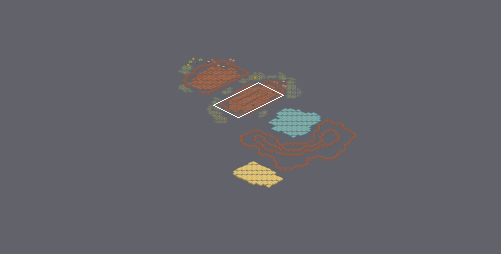
One commit to this Tiled map: map/farm.tmx. The first picture is a wide view before the edit; the outline marks the close-up.
Close-up. First the earlier version:
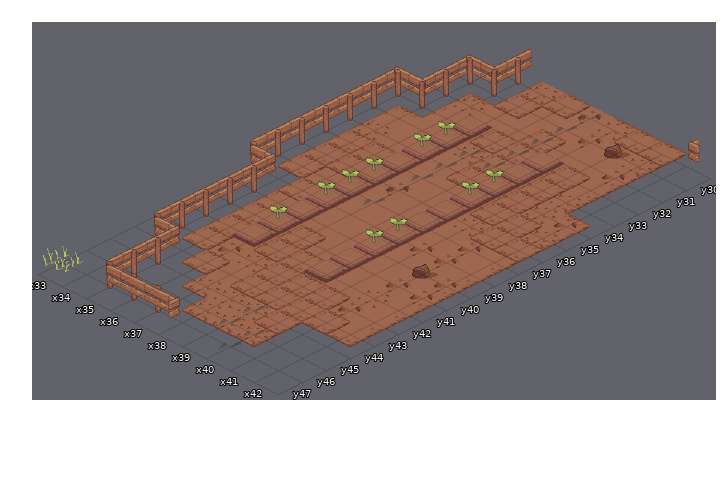
Cells are 64x32 px. Isometric: x runs down to the right, y down to the left. Shown: x 33..42, y 30..47. Tiles whose own drawing changed are shown in their newer look in all pictures. Not drawn, because the pictures are missing: unchanged layers "タイル・レイヤー 5", "タイル・レイヤー1". Layer "タイル・レイヤー 4" is drawn 16,0 px off the grid.
The same view after the edit:
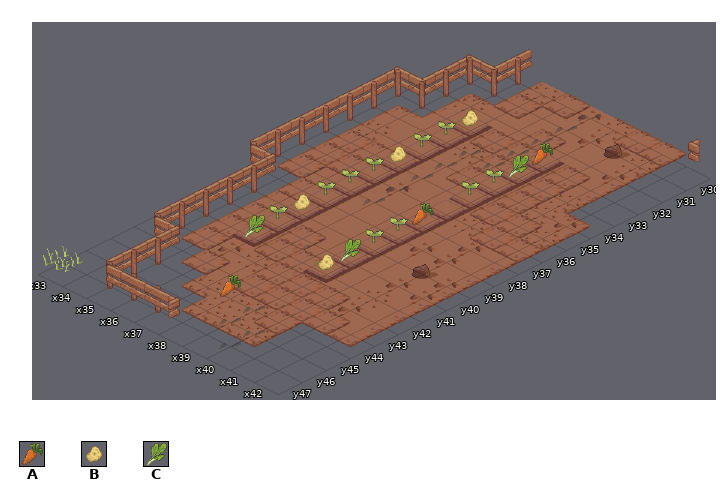
Key: from "item": A 3 "carrot", B 4 "potate", C 5 "spinach".
_ is an empty cell.
Diff:
Layer "タイル・レイヤー 4":
y 32: x 35 _ -> B; x 38 _ -> A
y 33: x 38 _ -> C
y 35: x 35 _ -> B
y 37: x 38 _ -> A
y 39: x 35 _ -> B
y 40: x 38 _ -> C
y 41: x 35 _ -> C; x 38 _ -> B
y 44: x 37 _ -> A
